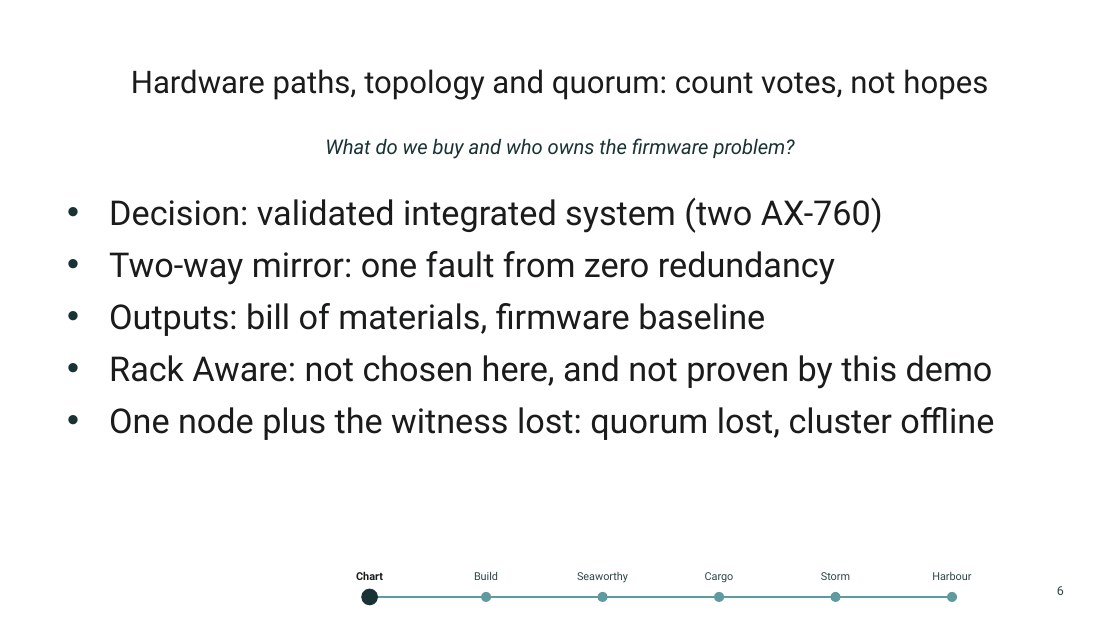
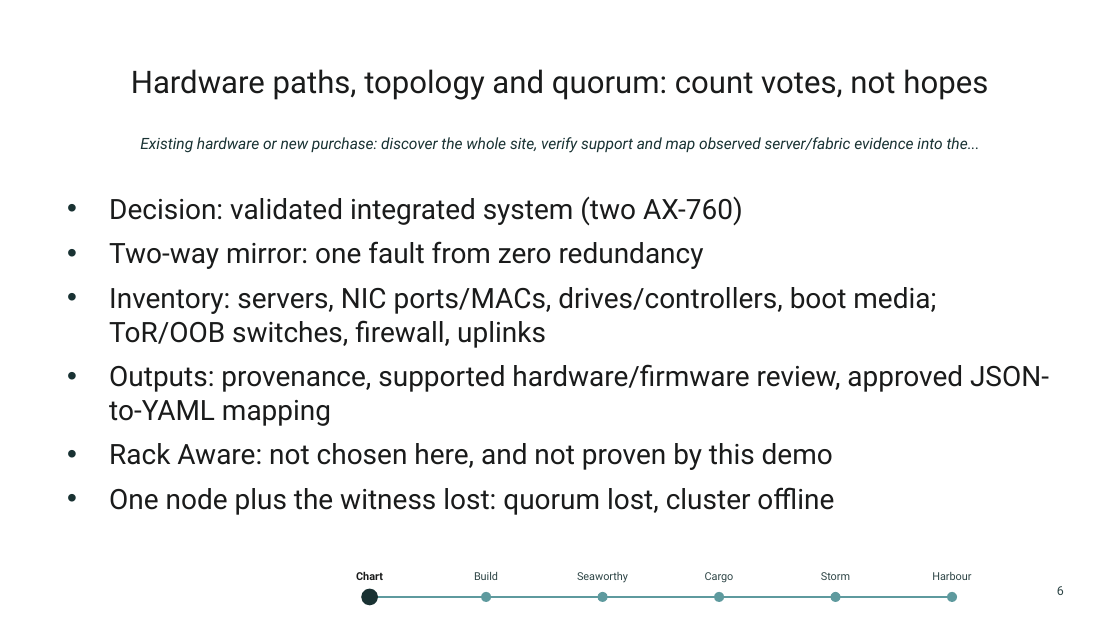
Before and after one commit to thisismydemo/nic2026_azl, a slide deck: slide 6 of presentation/Azure_Local_Discovery_to_Day2_NIC2026.pptx. Drawn at 1120x630 pixels with LibreOffice and Linux fonts; fonts in the diff are those of the drawing; background and template pictures are left out. Boxes give left, top, right and bottom in pixels: in the first picture for what was removed or moved away, otherwise in the second. Text is boxed around its words. In the diff, an @@ line names an element or a change of style, - is before the commit and + after.

Commit message:
docs(site): publish discovery-plan follow-along updates and regenerated deck

```diff
--- a/presentation/Azure_Local_Discovery_to_Day2_NIC2026.pptx
+++ b/presentation/Azure_Local_Discovery_to_Day2_NIC2026.pptx
@@ text at (140, 137, 980, 153): text changed; size 13 to 10 pt @@
-What do we buy and who owns the firmware problem?
+Existing hardware or new purchase: discover the whole site, verify support and map observed server/fabric evidence into the...
@@ text at (109, 196, 834, 515): size 22 to 18 pt in "Decision: validated integrated system (two AX-760)", "Two-way mirror: one fault from zero redundancy", "Rack Aware: not chosen here, and not ...", "One node plus the witness lost: quorum ..." @@
@@ text at (109, 287, 1049, 426): text changed; size 22 to 18 pt @@
-• Outputs: bill of materials, firmware baseline
+• Inventory: servers, NIC ports/MACs, drives/controllers, boot media; ToR/OOB switches, firewall, uplinks
+• Outputs: provenance, supported hardware/firmware review, approved JSON-to-YAML mapping
```
Also in this commit, not shown: 3 other slides changed, 3 other files.
